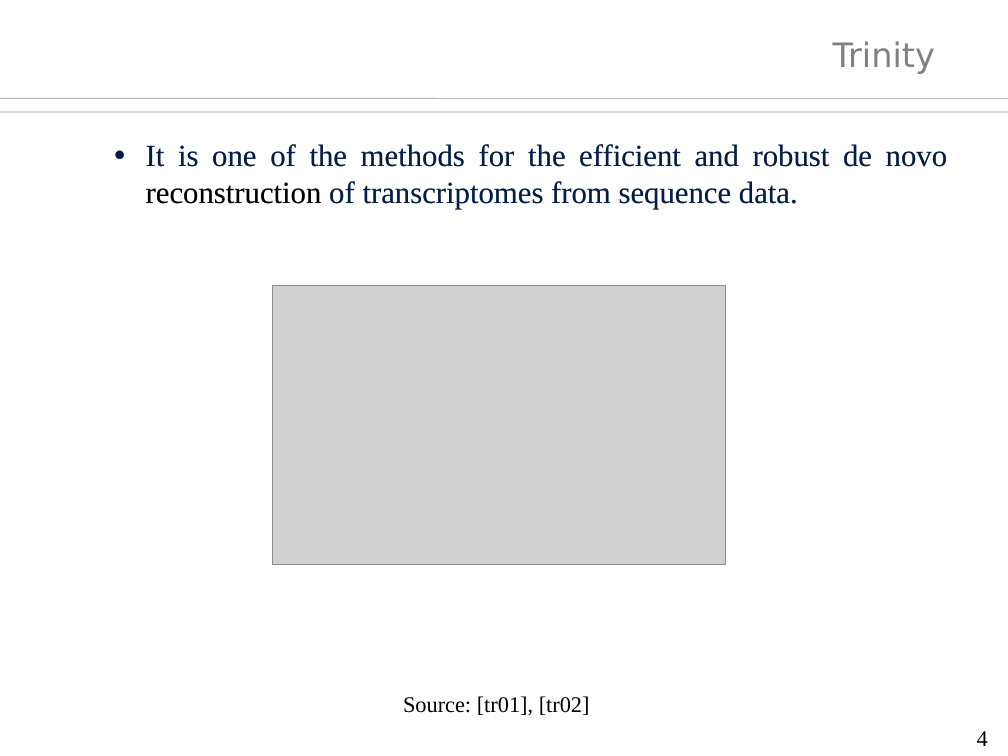
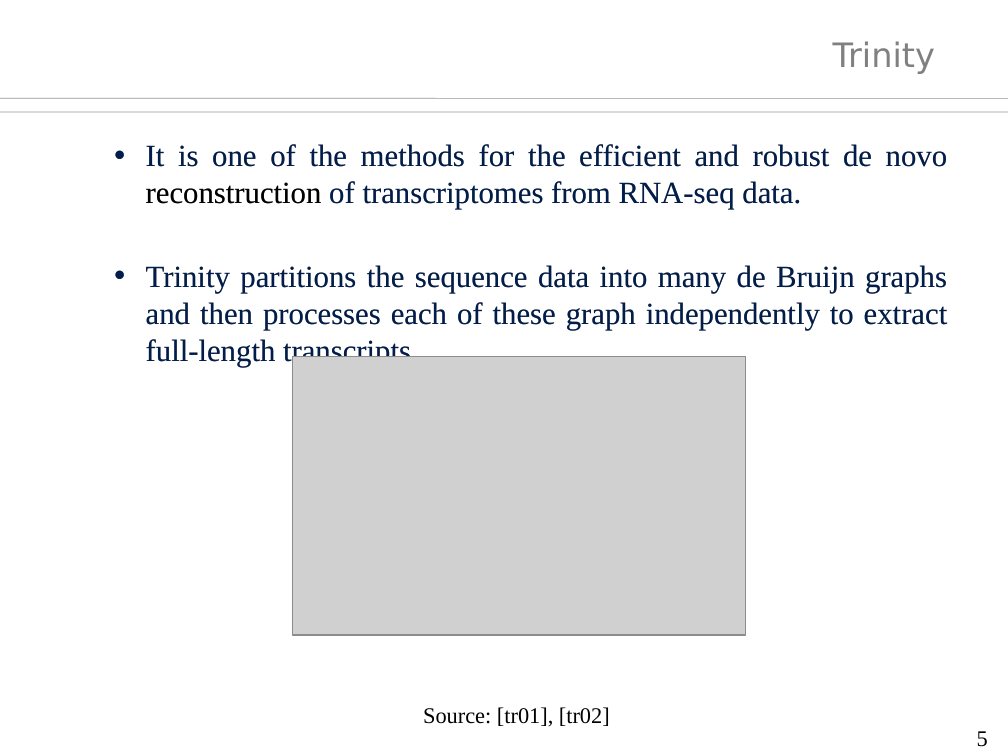
Before and after one commit to sh-ankur/parallel-inchworm, a slide deck: slide 5 of thesis/thesis-ppt.odp (slide 4 before the commit). Drawn at 1008x756 pixels with LibreOffice and Linux fonts; fonts in the diff are those of the drawing; grey boxes stand for pictures; background and template pictures are left out. Boxes give left, top, right and bottom in pixels: in the first picture for what was removed or moved away, otherwise in the second. Text is boxed around its words. In the diff, an @@ line names an element or a change of style, - is before the commit and + after.

```diff
--- a/thesis/thesis-ppt.odp
+++ b/thesis/thesis-ppt.odp
@@ text at (x1=146, y1=144, x2=948, y2=367): text changed @@
-  • It is one of the methods for the efficient and robust de novo reconstruction of transcriptomes from sequence data.
+  • It is one of the methods for the efficient and robust de novo reconstruction of transcriptomes from RNA-seq data.
+  • Trinity partitions the sequence data into many de Bruijn graphs and then processes each of these graph independently to extract full-length transcripts.
@@ picture moved from (x1=272, y1=285, x2=726, y2=564) to (x1=292, y1=356, x2=746, y2=635) @@
@@ text "Source: [tr01], [tr02]" moved from (x1=403, y1=696, x2=590, y2=716) to (x1=423, y1=707, x2=610, y2=726) @@
@@ page number at (x1=977, y1=731, x2=988, y2=747): text changed @@
-4
+5
```
Also in this commit, not shown: 14 other slides changed, 17 slides added, 7 slides removed, 23 other files.
